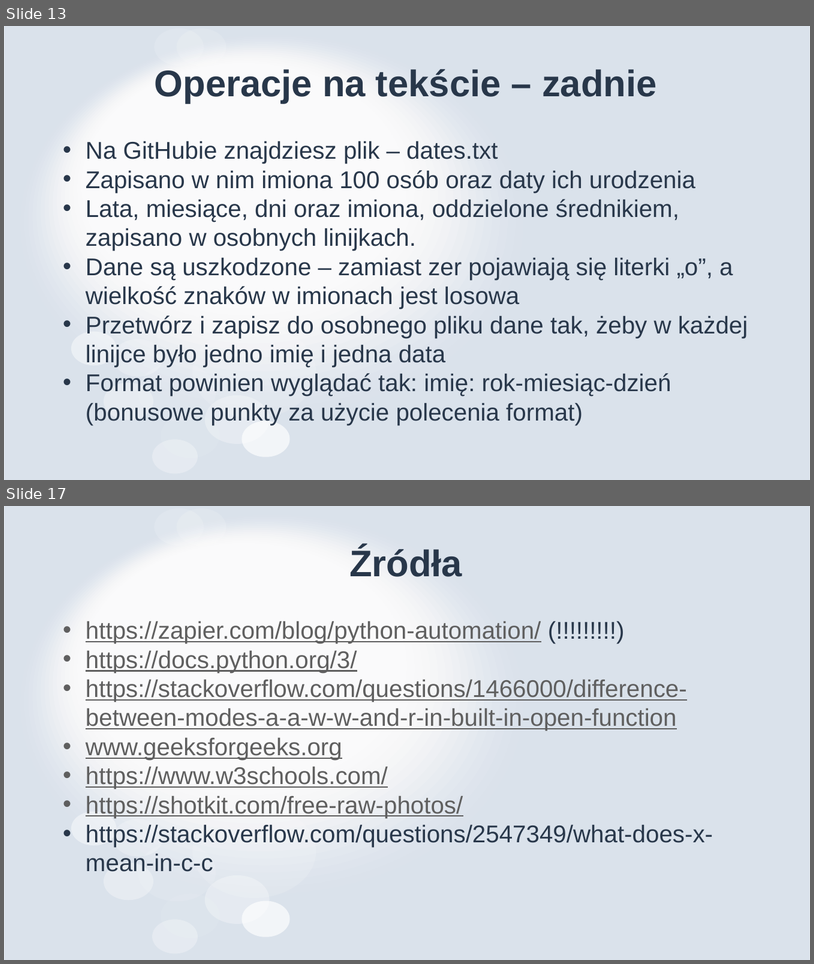
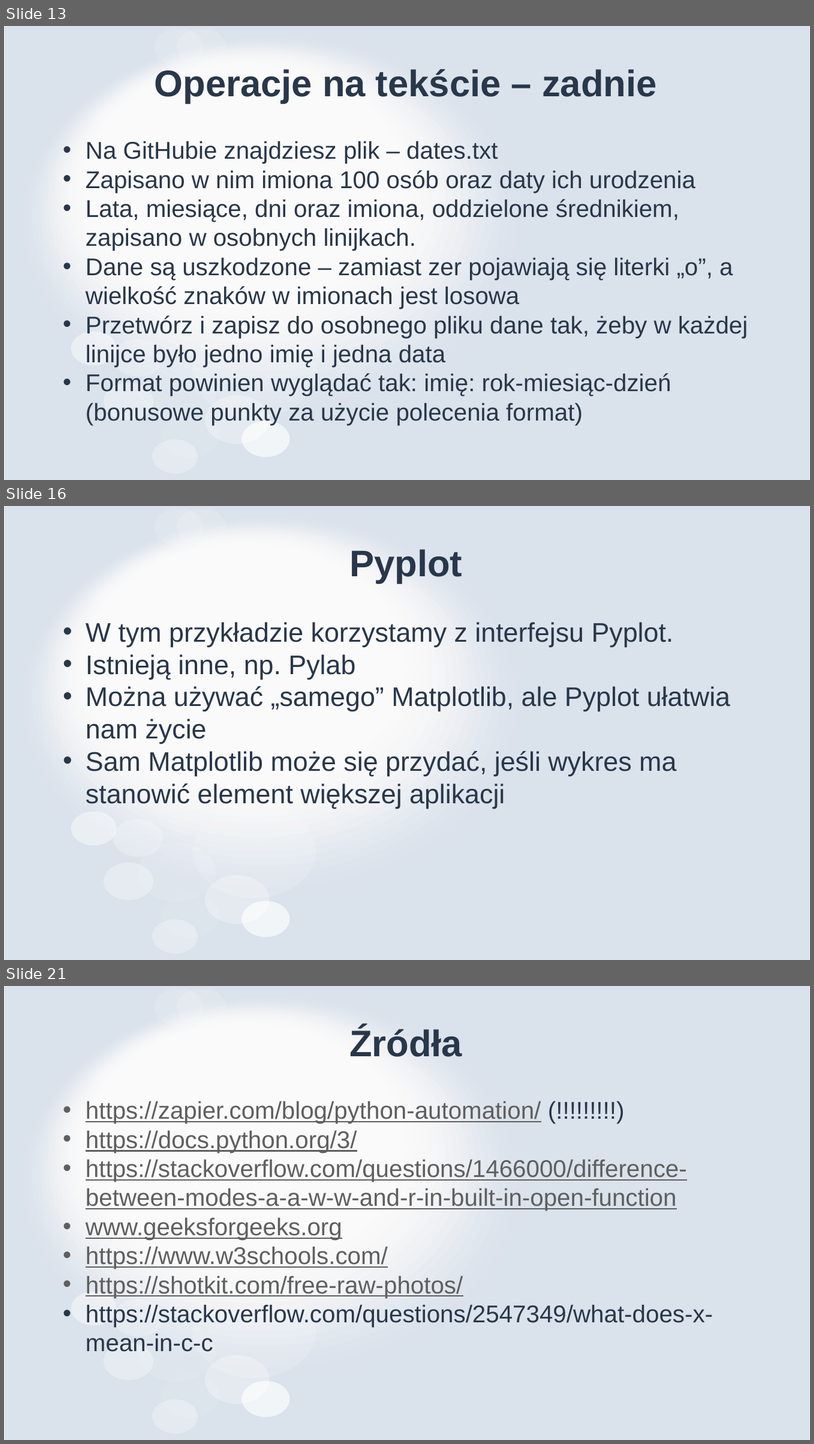
Before and after one commit to MikoStoro/ETI_Academy_python, a slide deck: EverydayPython/EverydayPython.pptx. Shown one above the other, each under a label of ours: slides 13 and 17 before the commit, slides 13, 16 and 21 after it; the slides between them are not shown. The pictures are 814x964 and 814x1444 pixels, drawn with LibreOffice and Linux fonts; fonts in the diff are those of the drawing. Boxes give left, top, right and bottom in pixels: in the first picture for what was removed or moved away, otherwise in the second. Text is boxed around its words. In the diff, an @@ line names an element or a change of style, - is before the commit and + after.

```diff
--- a/EverydayPython/EverydayPython.pptx
+++ b/EverydayPython/EverydayPython.pptx
@@ slide 16 added at [4, 506, 810, 960], background #FFFFFF; not listed: 31 template elements that a slide beside it also shows @@
@@ title added at [350, 549, 462, 583], 44 pt, text #28374A, bold @@
+Pyplot
@@ text added at [86, 622, 731, 808], 32 pt, text #28374A @@
+• W tym przykładzie korzystamy z interfejsu Pyplot.
+• Istnieją inne, np. Pylab
+• Można używać „samego” Matplotlib, ale Pyplot ułatwia nam życie
+• Sam Matplotlib może się przydać, jeśli wykres ma stanowić element większej aplikacji
@@ what was slide 17 is now slide 21 @@
```
Also in this commit, not shown: 2 slides changed, 4 other slides added, 1 slide removed, 4 other files.
